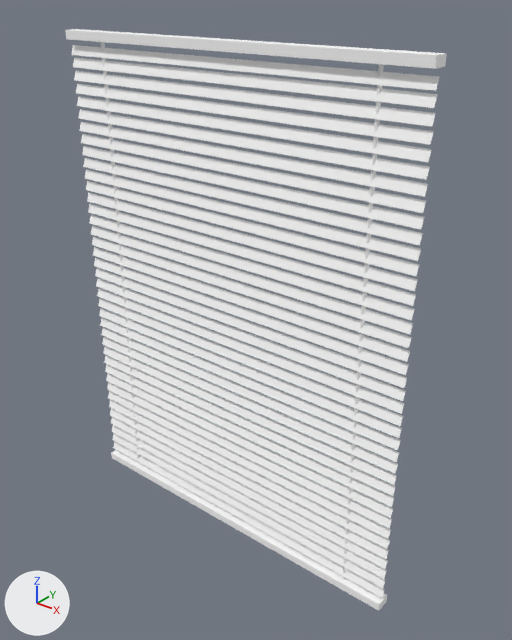
The FBX model Projet-WYE/Assets/3D_Assets/Models/Blinds.fbx: old version first, new version second.
Both versions are drawn from a 50 mm camera at (1.379, -1.574, 1.841) aimed at (0.074, 0.056, 0.83). Every picture has the same lights, and +X, +Y and +Z are marked at lower left. Where no turn or scale is listed for an object, it has been applied to the vertices.

Objects in the first picture: 'Store'.
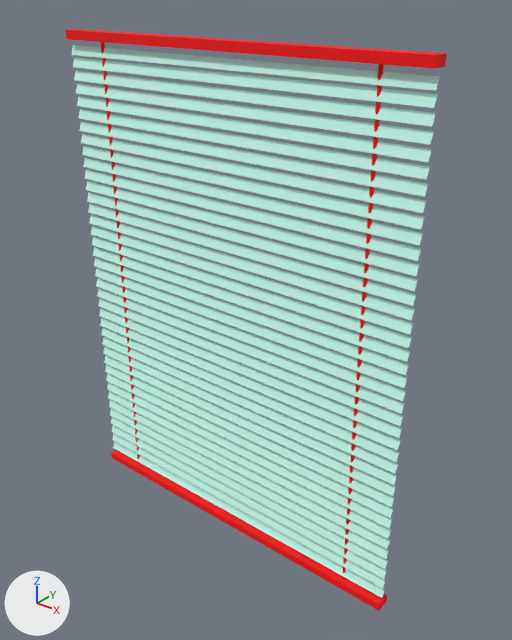
Pixel boxes [x1, y1, x2, y2] of what changed, in the pictures (512 x 640 px):
part 1 of me_mesh, recoloured (white to red)
    both: [65, 29, 447, 579]
part 2 of me_mesh, recoloured (white to red)
    both: [111, 450, 387, 611]
part 3 of me_mesh, recoloured (white to green)
    both: [71, 45, 438, 584]
part 4 of me_mesh, recoloured (white to green)
    both: [76, 55, 439, 598]
part 5 of me_mesh, recoloured
    both: [383, 80, 439, 594]

The edits, one by one:
Material 'montant' (mat_montant) is new.
Its base color is (1.0, 0.0, 0.0) (red #ff0000).
Its roughness is 0.859.
Material 'lamelle' (mat_lamelle) is new.
Its base color is (0.588, 1.0, 0.871) (green #cafff0).
Its roughness is 0.859.
me_mesh has 356 vertices, 540 faces and spans x -0.15..1.15, y -0.02..0.03, z -0.04..1.66.
me_mesh is used by ob_store; location (-0.5, -0.001, 0.024).
me_mesh part 1: 50 of the faces centred in x -0.15..1.15, y -0.02..0.03, z 0.53..1.66 switch from mat_01___default (white #ffffff) to mat_montant (red #ff0000).
me_mesh part 2: 22 of the faces centred in x -0.15..1.15, y -0.02..0.03, z -0.04..-0.01 switch from mat_01___default (white #ffffff) to mat_montant (red #ff0000).
me_mesh part 3: all 156 faces centred in x 0.28, y -0.01..0.0, z 0.01..1.61 switch from mat_01___default (white #ffffff) to mat_lamelle (green #cafff0).
me_mesh part 4: all 156 faces centred in x 0.72, y -0.01..0.0, z 0.01..1.61 switch from mat_01___default (white #ffffff) to mat_lamelle (green #cafff0).
me_mesh part 5: all 78 faces centred in x 1.15, y -0.01..0.0, z 0.02..1.6 switch from mat_01___default (white #ffffff) to mat_lamelle (green #cafff0).
